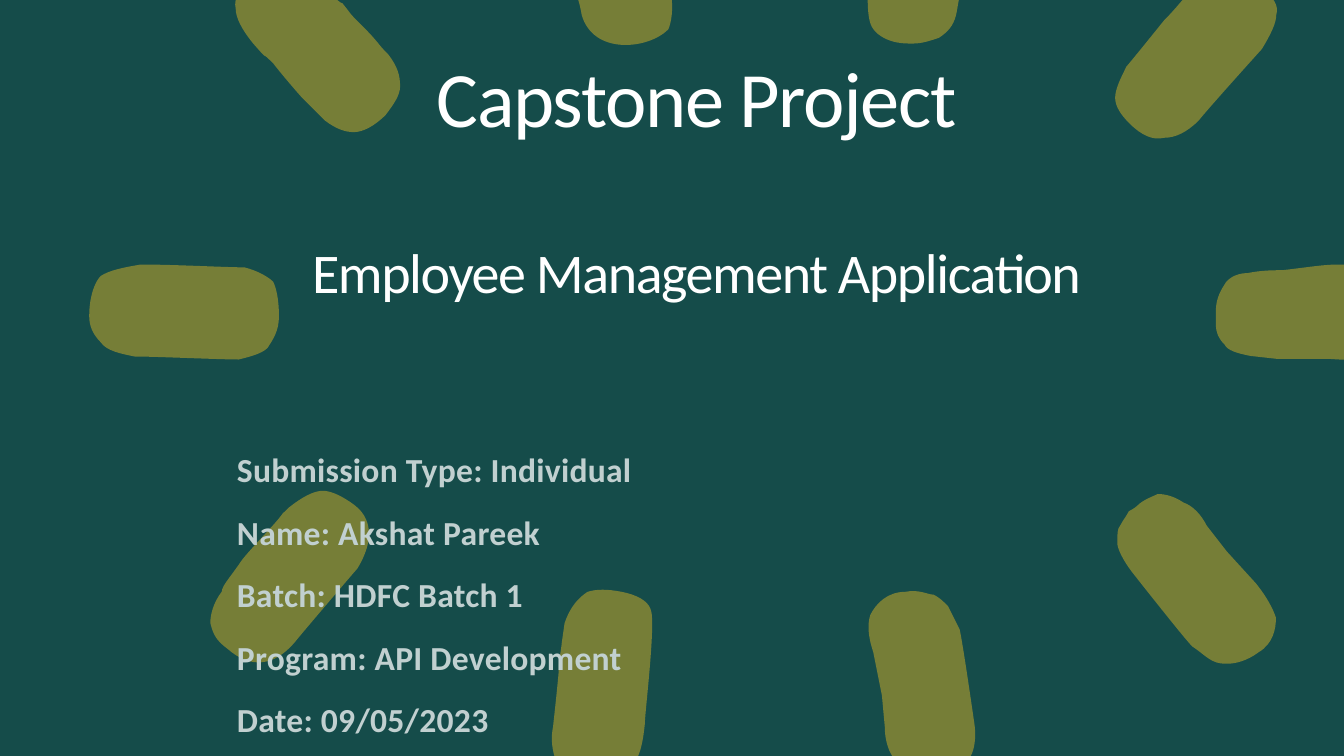
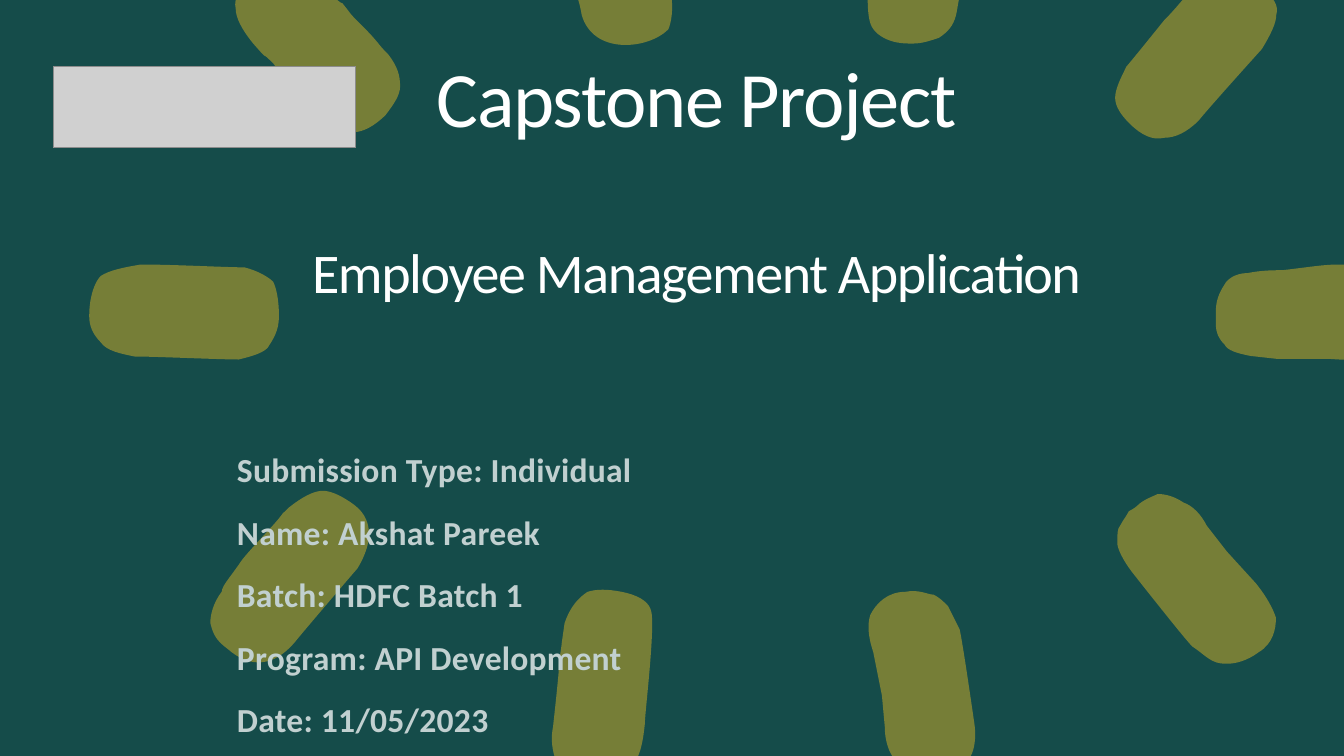
Before and after one commit to akshat-pareek/EmployeemanagementApplication, a slide deck: slide 1 of Capstone.pptx. Drawn at 1344x756 pixels with LibreOffice and Linux fonts; fonts in the diff are those of the drawing; grey boxes stand for pictures. Boxes give left, top, right and bottom in pixels: in the first picture for what was removed or moved away, otherwise in the second. Text is boxed around its words. In the diff, an @@ line names an element or a change of style, - is before the commit and + after.

```diff
--- a/Capstone.pptx
+++ b/Capstone.pptx
@@ picture added at box(53, 67, 356, 148) @@
@@ subtitle at box(237, 708, 488, 734): text changed @@
-Date: 09/05/2023
+Date: 11/05/2023
```
Also in this commit, not shown: 16 other slides changed, 1 slide added.
